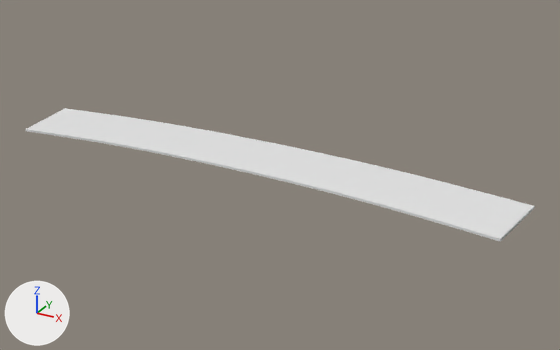
Renders of the FBX model Tools/UnrealMapExporter/ExportedMeshes/SM_Road_03.fbx from each side of a commit.
Rendered twice from a 50 mm camera at (73.9, -122.3, 59.5) aimed at (5.6, 1.7, -2.5). The lights are fixed; the arrows at lower left show +X, +Y and +Z. The older version comes first. Where no turn or scale is listed for an object, it has been applied to the vertices.

In view in the first picture: 'SM_Road_03'.
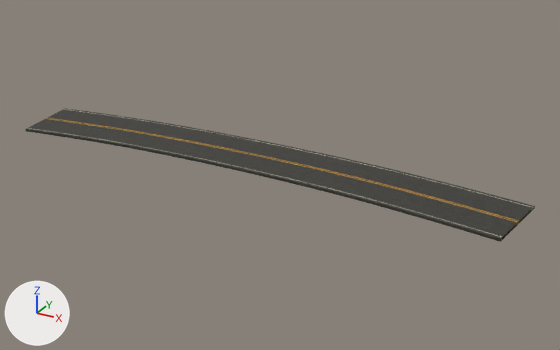
The change, as a list of edits to the scene's bpy script:
```text
Add img_mi_road_basecolor_0_png:
    img_mi_road_basecolor_0_png = load_image('MI_Road_BaseColor_0.png', 'MI_Road_BaseColor_0.png', 2048, 2048, 'sRGB')
Change mat_mi_road:
    remove mat_mi_road.base_color = (0.8, 0.8, 0.8)  # white #e7e7e7
    add mat_mi_road.texture = img_mi_road_basecolor_0_png  # with its transparency
```

What differs and where, as boxes (x1, y1, x2, y2) in the pictures (560 x 350 px):
'SM_Road_03', surface changed (white to grey): (26, 108, 535, 242) in both
